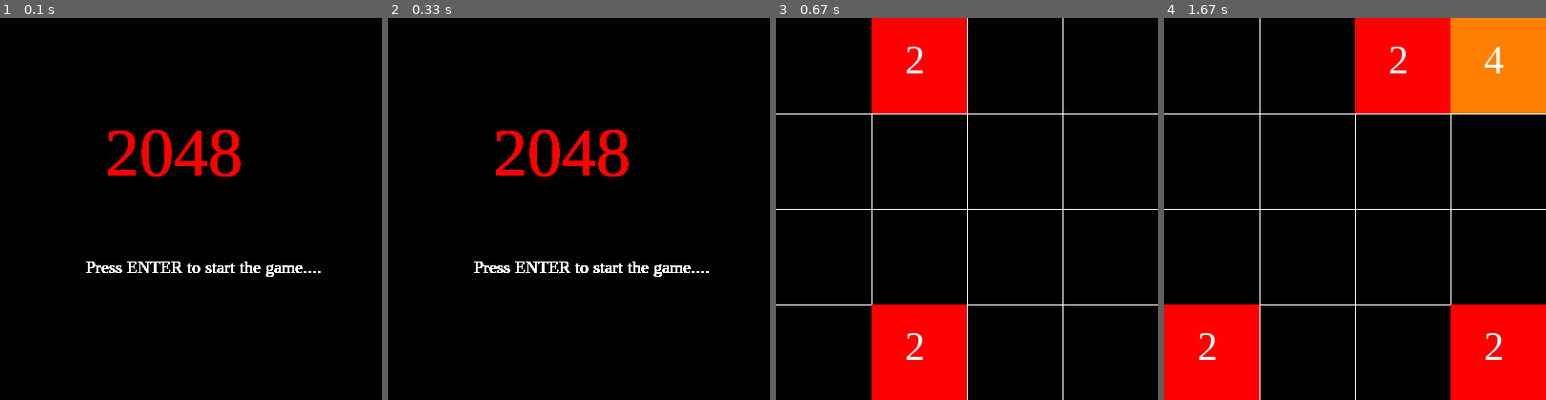
Above: before the commit, frames 1-4 (left to right).
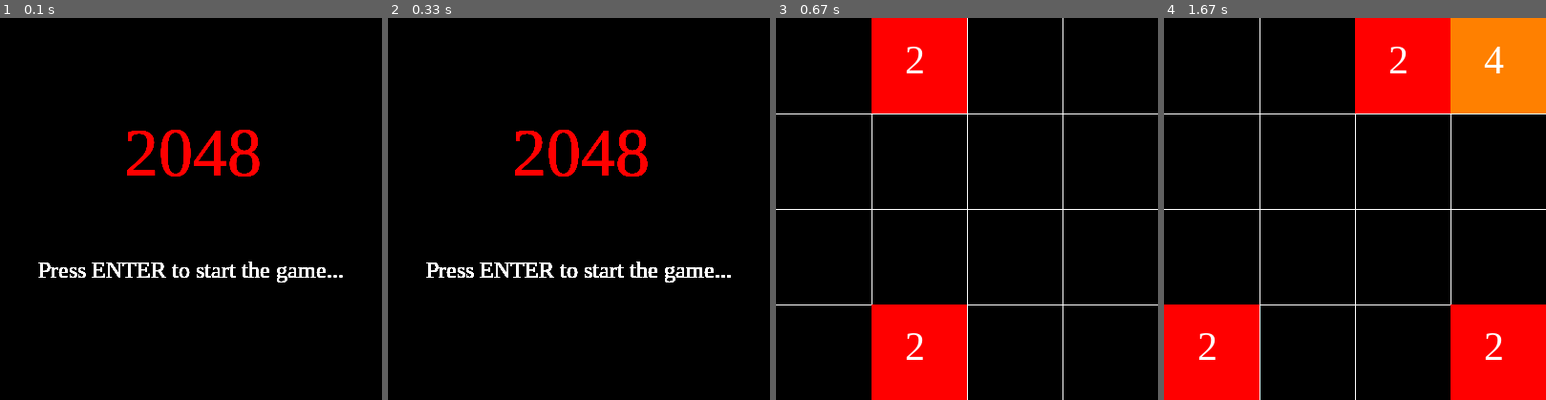
Above: after the commit, the same moments.

Repository: Karthick-sketch/Pygame-Projects
Game: pygame game, started from 2048.py
Two runs of this game, one before a commit and one after it. Both use one fixed random seed, a clock stepped at 60 frames per second and the inputs below.
Inputs:
- Up to frame 1 (0.1 s): no input
- Up to frame 2 (0.33 s): no input
- Up to frame 3 (0.67 s): tap Enter at 0.33 s
- Up to frame 4 (1.67 s): hold Right 0.67-1.13 s; hold Up 1.17-1.52 s; hold Right from 1.55 s (still down)

The runs differ from the first frame. In frame 1, 3.5% of the frame differs, in the area x 10-90%, y 29-70%; in frame 2, 3.4%; in frame 3, nothing differs; in frame 4, nothing differs.

Commit message:
Organize the fonts

Diff:
--- a/2048.py
+++ b/2048.py
@@ -5,8 +5,10 @@
 win = pygame.display.set_mode((400, 400))
 pygame.display.set_caption("2048")
 
-fnt = pygame.font.SysFont('cambria', 42)
-
+font24 = pygame.font.SysFont('cambria', 24)
+font32 = pygame.font.SysFont('cambria', 32)
+font42 = pygame.font.SysFont('cambria', 42)
+font72 = pygame.font.SysFont('cambria', 72)
 
 def draw(lst):
     for i in range(len(lst)):
@@ -17,7 +19,7 @@
 
                 pygame.draw.rect(win, colour(lst[i][j]), (x, y, 100, 100))
 
-                title = fnt.render(str(lst[i][j]), True, (255, 255, 255))
+                title = font42.render(str(lst[i][j]), True, (255, 255, 255))
 
                 if len(str(lst[i][j])) == 4: z = 0 # four digit number
                 elif len(str(lst[i][j])) == 3: z = 15 # triple digit number
@@ -236,17 +238,12 @@
 
 def startMenu(surface, width, rows):
     surface.fill((0, 0, 0))
-    fnt1 = pygame.font.SysFont('cambria', 72)
-    fnt2 = pygame.font.SysFont('cambria', 18)
-
     start, run = False, True
-
     while run:
-        title = fnt1.render('2048', True, (255, 0, 0))
-        prompt =  fnt2.render('Press ENTER to start the game....', True, (255, 255, 255))
-
-        surface.blit(title, (110, 100))
-        surface.blit(prompt, (90, 250))
+        title = font72.render('2048', True, (255, 0, 0))
+        prompt = font24.render('Press ENTER to start the game...', True, (255, 255, 255))
+        surface.blit(title, (130, 100))
+        surface.blit(prompt, (40, 250))
 
         pygame.display.update()
 
@@ -264,13 +261,10 @@
 
 def gameOver(surface, score):
     surface.fill((0, 0, 0))
-    fnt1 = pygame.font.SysFont('cambria', 64)
-    fnt2 = pygame.font.SysFont('cambria', 32)
-
-    title = fnt1.render('Game Over', True, (255, 0, 0))
-    surface.blit(title, (40, 100))
-
-    prompt = fnt2.render('Your Score: '+str(score), True, (0, 0, 255))
+
+    title = font72.render('Game Over', True, (255, 0, 0))
+    prompt = font32.render('Your Score: '+str(score), True, (0, 0, 255))
+    surface.blit(title, (30, 100))
     surface.blit(prompt, (100, 200))
 
     pygame.display.update()
@@ -325,5 +319,4 @@
         run = False
         gameOver(win, score)
 
-
 pygame.quit()
--- a/Snake game.py
+++ b/Snake game.py
@@ -5,45 +5,41 @@
 win = pygame.display.set_mode((500, 540))
 pygame.display.set_caption("Snake game")
 
+font32 = pygame.font.SysFont('cambria', 32)
+font72 = pygame.font.SysFont('cambria', 72)
 
 class Cube(object):
-	rows = 20
-	w = 500
-	def __init__(self, start, color = (0, 255, 0)):
+	rows, w = 20, 500
+	def __init__(self, start, color=(0, 255, 0)):
 		self.pos = start
-		self.dirx = 1
-		self.diry = 0
+		self.dirx, self.diry = 1, 0
 		self.color = color
 
 	def move(self, dirx, diry):
-		self.dirx = dirx
-		self.diry = diry
+		self.dirx, self.diry = dirx, diry
 		self.pos = (self.pos[0] + dirx, self.pos[1] + diry)
 
-	def draw(self, surface, eyes = False):
+	def draw(self, surface, eyes=False):
 		dis = self.w//self.rows
-		i = self.pos[0]
-		j = self.pos[1]
+		i, j = self.pos[0], self.pos[1]
 
 		pygame.draw.rect(surface, self.color, (i*dis+1, j*dis+1, dis-2, dis-2))
+
 		if eyes:
-			centre = dis//2
-			radius = 3
+			centre, radius = dis//2, 3
 			circleMiddle = (i*dis+centre-radius, j*dis+8)
-			circleMiddle2 = (i*dis + dis-radius*2, j*dis+8)
+			circleMiddle2 = (i*dis+dis-radius*2, j*dis+8)
 			pygame.draw.circle(surface, (0, 0, 0), circleMiddle, radius)
 			pygame.draw.circle(surface, (0, 0, 0), circleMiddle2, radius)
 
 
 class Snake(object):
-	body = []
-	turns = {}
 	def __init__(self, color, pos):
 		self.color = color
 		self.head = Cube(pos)
-		self.body.append(self.head)
-		self.dirx = 0
-		self.diry = 0
+		self.body = [self.head]
+		self.turns = {}
+		self.dirx = self.diry = 0
 
 	def move(self):
 		Continue = True
@@ -53,27 +49,18 @@
 			else:
 				keys = pygame.key.get_pressed()
 
-				for key in keys:
-					if keys[pygame.K_UP] and self.diry != 1:
-						self.dirx = 0
-						self.diry = -1
-						self.turns[self.head.pos[:]] = [self.dirx, self.diry]
-
-					elif keys[pygame.K_DOWN] and self.diry != -1:
-						self.dirx = 0
-						self.diry = 1
-						self.turns[self.head.pos[:]] = [self.dirx, self.diry]
-
-					elif keys[pygame.K_LEFT] and self.dirx != 1:
-						self.dirx = -1
-						self.diry = 0
-						self.turns[self.head.pos[:]] = [self.dirx, self.diry]
-
-					elif keys[pygame.K_RIGHT] and self.dirx != -1:
-						self.dirx = 1
-						self.diry = 0
-						self.turns[self.head.pos[:]] = [self.dirx, self.diry]
-
+				if keys[pygame.K_UP] and self.diry != 1:
+					self.dirx, self.diry = 0, -1
+					self.turns[self.head.pos[:]] = [self.dirx, self.diry]
+				elif keys[pygame.K_DOWN] and self.diry != -1:
+					self.dirx, self.diry = 0, 1
+					self.turns[self.head.pos[:]] = [self.dirx, self.diry]
+				elif keys[pygame.K_LEFT] and self.dirx != 1:
+					self.dirx, self.diry = -1, 0
+					self.turns[self.head.pos[:]] = [self.dirx, self.diry]
+				elif keys[pygame.K_RIGHT] and self.dirx != -1:
+					self.dirx, self.diry = 1, 0
+					self.turns[self.head.pos[:]] = [self.dirx, self.diry]
 
 		if Continue:
 			for i, c in enumerate(self.body):
@@ -99,14 +86,10 @@
 
 	def reset(self, pos):
 		self.head = Cube(pos)
-		self.body = []
-		self.body.append(self.head)
-		self.addCube()
-		self.addCube()
+		self.body = [self.head]
+		self.addCube(); self.addCube()
 		self.turns = {}
-		self.dirx = 0
-		self.diry = 0
-
+		self.dirx = self.diry = 0
 
 	def addCube(self):
 		tail = self.body[-1]
@@ -124,22 +107,17 @@
 		self.body[-1].dirx = dx
 		self.body[-1].diry = dy
 
-
 	def draw(self, surface):
 		for i, c in enumerate(self.body):
-			if i == 0:
-				c.draw(surface, True)
-			else:
-				c.draw(surface)
+			c.draw(surface, i == 0)
 
 
 def redrawWindow(surface):
 	global width, s, snk
 	surface.fill((0, 0, 0))
-	s.draw(surface)
-	snk.draw(surface)
+	s.draw(surface); snk.draw(surface)
 	pygame.draw.line(surface, (0, 0, 255), (0, width), (width, width))
-	text = font.render('Score: {}'.format(len(s.body)-3), True, (0, 0, 255))
+	text = font32.render('Score: {}'.format(len(s.body)-3), True, (0, 0, 255))
 	win.blit(text, (10, 500))
 
 	pygame.display.update()
@@ -149,84 +127,75 @@
 	position = item.body
 	run = True
 	while run:
-		x = randrange(rows)
-		y = randrange(rows)
-		if len(list(filter(lambda z:z.pos == (x,y), position))) > 0:
+		pos = (randrange(rows), randrange(rows))
+		if len(list(filter(lambda z:z.pos == pos, position))) > 0:
 			continue
 		else:
 			run = False
 
-	return (x, y)
+	return pos
 
 
 def startMenu(surface):
 	surface.fill((0, 0, 0))
-	fnt1 = pygame.font.SysFont('cambria', 72)
-	fnt2 = pygame.font.SysFont('cambria', 16)
-
-	start = False
-	run = True
+	start, run = False, True
 	dis = width//rows
 
 	while run:
-		title = fnt1.render('Snake Game', True, (0, 255, 0))
-		surface.blit(title, (50, 100))
-
+		title = font72.render('Snake Game', True, (0, 255, 0))
+		surface.blit(title, (60, 100))
+
+		# Head
 		pygame.draw.rect(surface, (0, 255, 0), (10*dis-25, 10*dis+1, dis-2, dis-2))
 
+		# Eyes
 		pygame.draw.circle(surface, (0, 0, 0), (10*dis-8, 10*dis+8), 3)
 		pygame.draw.circle(surface, (0, 0, 0), (10*dis-17, 10*dis+8), 3)
 
+		# Body
 		pygame.draw.rect(surface, (0, 255, 0), (10*dis-50, 10*dis+1, dis-2, dis-2))
 		pygame.draw.rect(surface, (0, 255, 0), (10*dis-75, 10*dis+1, dis-2, dis-2))
 
+		# Food
 		pygame.draw.rect(surface, (255, 0, 0), (10*dis+25, 10*dis+1, dis-2, dis-2))
 
-		prompt =  fnt2.render('Press ENTER to start the game....', True, (255, 0, 0))
-		surface.blit(prompt, (125, 350))
+		prompt = font32.render('Press ENTER to start the game...', True, (0, 0, 255))
+		surface.blit(prompt, (35, 350))
 
 		pygame.display.update()
 
 		for event in pygame.event.get():
-				if event.type == pygame.QUIT:
-					run = False
-				else:
-					keys = pygame.key.get_pressed()
-
-					for key in keys:
-						if keys[pygame.K_RETURN]:
-							run = False
-							start = True
-
+			if event.type == pygame.QUIT:
+				run = False
+			else:
+				keys = pygame.key.get_pressed()
+
+				if keys[pygame.K_RETURN]:
+					run, start = False, True
 
 	return start
 
 
 def gameOver(surface, score):
 	surface.fill((0, 0, 0))
-	fnt1 = pygame.font.SysFont('cambria', 72)
-	fnt2 = pygame.font.SysFont('cambria', 32)
-
-	run = True
-
-	title = fnt1.render('Game Over', True, (255, 0, 0))
-	surface.blit(title, (70, 100))
-
-	prompt =  fnt2.render('Your Score: {}'.format(score), True, (0, 0, 255))
+
+	title = font72.render('Game Over', True, (255, 0, 0))
+	prompt = font32.render('Your Score: '+str(score), True, (0, 0, 255))
+
+	surface.blit(title, (80, 100))
 	surface.blit(prompt, (130, 300))
 
 	pygame.display.update()
 
-	pygame.time.delay(1100)
+	pygame.time.delay(1200)
 	pygame.time.Clock().tick(5)
 
 	if startMenu(win):
 		gamePlay(win)
 
 
-
 def gamePlay(surface):
-	global snk, s, font
+	global snk, s
 	s.reset((10, 10))
 	run = True
 	while run:
@@ -240,23 +209,18 @@
 			for x in range(len(s.body)):
 				if s.body[x].pos in list(map(lambda z:z.pos, s.body[x+1:])):
 					gameOver(win, len(s.body)-3)
-					run = False
-					break
+					run = False; break
 			redrawWindow(surface)
 		else:
 			run = False
 
 
-width = 500
-rows = 20
+width, rows = 500, 20
 s = Snake((255, 0, 0), (10, 10))
-s.addCube()
-s.addCube()
+s.addCube(); s.addCube()
 snk = Cube(snack(rows, s), (255, 0, 0))
 clock = pygame.time.Clock()
 
-font = pygame.font.SysFont('cambria', 32)
-
 if startMenu(win):
 	gamePlay(win)
 
